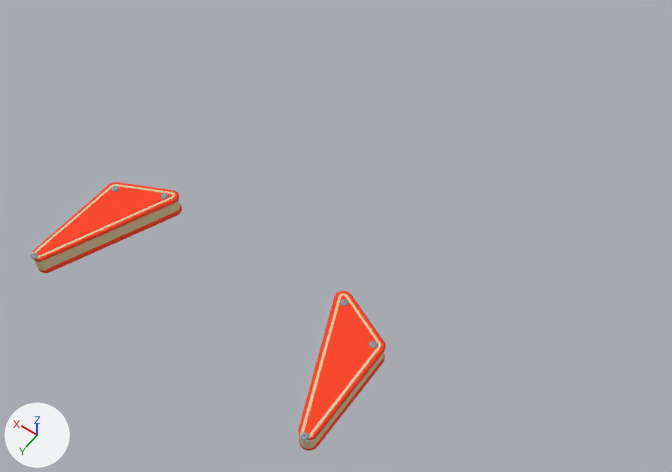
Before and after pictures for a commit that changed the COLLADA model Art/Models/premium/common-plastics.dae.
Rendered twice from a camera (50 mm lens) standing at (-0.66, -0.233, 1.193) and looking at (-0.123, -0.985, 0.011). The axes (+X, +Y, +Z) are drawn at lower left. The lights are the same throughout. The older version comes first. Mesh edges are drawn as thin lines on the coarser meshes.

In view in the first picture: 'enamel', 'sling_lens_0', 'sling_lens_1' and 1 more.
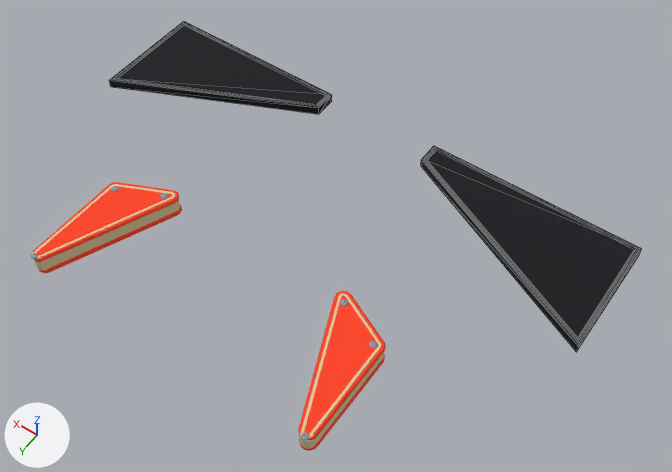
The newer file is also turned or shifted as a whole; pictures and numbers use the older file's frame.

Where the change shows, as pixel boxes [x1, y1, x2, y2] in the pictures (672 x 472 px):
'cabinet_shell', added (black): after [109, 22, 641, 352]

The edits, one by one:
Material 'cabinet_shell' (mat_cabinet_shell) is new.
Its base color is (0.00139, 0.00271, 0.00542) (black #050911).
Its roughness is 0.9.
Mesh me_cabinet_shell is new.
It has 56 vertices, 84 faces and spans x -0.534..0.426, y -1.177..-0.956, z 0.0..0.018.
It uses material mat_cabinet_shell (black #050911).
Object 'cabinet_shell' (ob_cabinet_shell) is new; it shows me_cabinet_shell.
Its location is (0.0, -0.065, 0.0).
